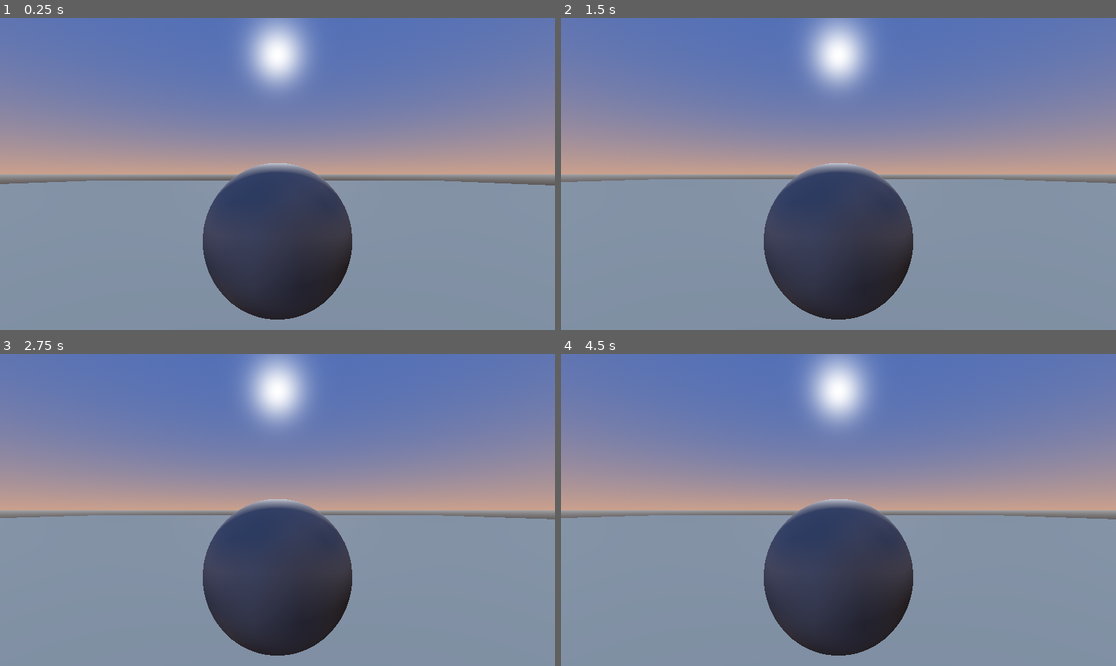
Above: before the commit, frames 1-4 (two rows, left to right).
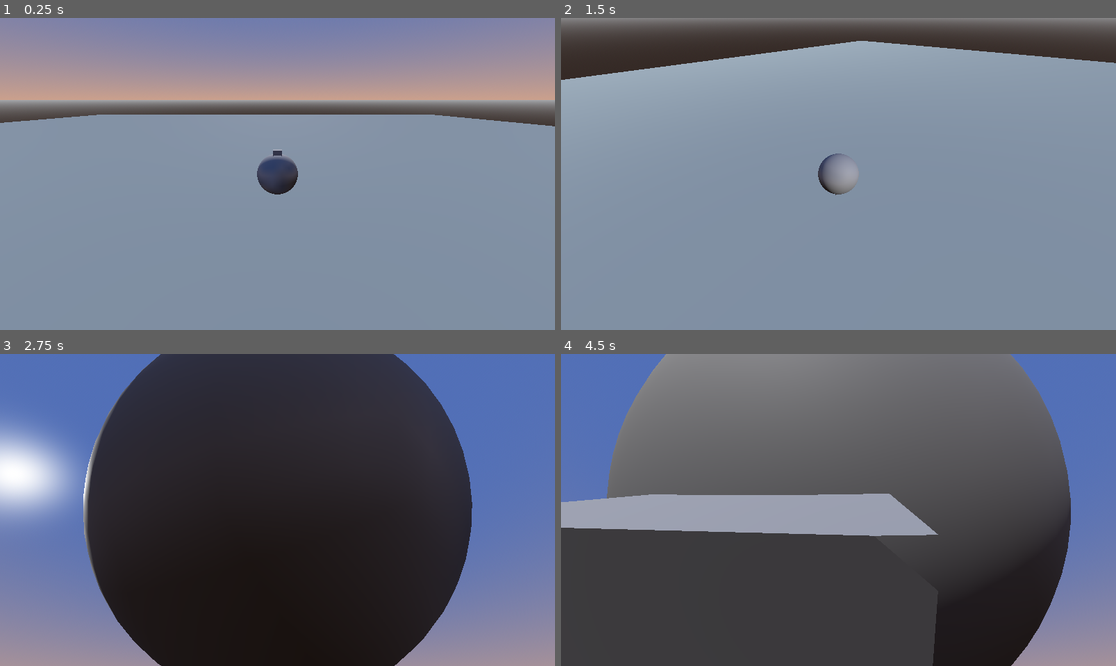
Above: after the commit, the same moments.

Repository: Umapyoi-yon/proyecto-rv-02
Game: Godot game, scene res://escenas/main.tscn
Two runs of this game, one before a commit and one after it. Both use one fixed random seed, a clock stepped at 60 frames per second and the inputs below.
Inputs (mouse positions are in pixels of both pictures, inside the frame that each line leads up to):
- Up to frame 1 (0.25 s): no input
- Up to frame 2 (1.5 s): move the mouse to (960, 158) at 0.52 s; hold D (derecha, bound only after the commit) 0.53-1.28 s; move the mouse to (727, 189) at 1.27 s; hold S (down, bound only after the commit) from 1.28 s (still down)
- Up to frame 3 (2.75 s): move the mouse to (333, 441) at 2.02 s; release S (down, bound only after the commit) at 2.03 s; hold D (derecha, bound only after the commit) from 2.03 s (still down)
- Up to frame 4 (4.5 s): move the mouse to (810, 572) at 2.77 s; release D (derecha, bound only after the commit) at 2.78 s; hold W (up, bound only after the commit) 2.78-3.53 s; move the mouse to (1005, 556) at 3.52 s; hold A (izquierda, bound only after the commit) from 3.53 s (still down); move the mouse to (672, 463) at 4.27 s

The runs differ from the first frame. In frame 1, 52% of the frame differs, in the area x 0-100%, y 0-97%; in frame 2, 50%; in frame 3, 79%; in frame 4, 84%, in the area x 0-100%, y 0-100%.

Commit message:
segundo commit

Diff:
--- /dev/null
+++ b/escenas/player.gd
@@ -0,0 +1,35 @@
+class_name Player
+extends RigidBody3D
+var speed = 0.1
+var mouse = 0.01
+@onready var spring_arm_3d: SpringArm3D = $SpringArm3D
+
+
+func _input(event: InputEvent):
+	if event is InputEventMouseMotion:
+		spring_arm_3d.rotation.x -= event.relative.y * mouse
+		spring_arm_3d.rotation.y -= event.relative.x * mouse
+		#spring_arm_3d.rotation.x = clamp(spring_arm_3d.rotation.x, -PI/2, PI/4)
+		spring_arm_3d.rotation.x = clamp(spring_arm_3d.rotation.x, deg_to_rad(-60), PI/4)
+
+
+
+# Called when the node enters the scene tree for the first time.
+func _ready() -> void:
+	spring_arm_3d.top_level = true
+	spring_arm_3d.spring_length = 5.0
+	spring_arm_3d.rotation_degrees.x = -20.0
+
+# Called every frame. 'delta' is the elapsed time since the previous frame.
+func _process(delta: float) -> void:
+	spring_arm_3d.global_position = self.global_position
+
+func _integrate_forces(state: PhysicsDirectBodyState3D) -> void:
+	var inputDirection = Vector3(
+		Input.get_axis("izquierda","derecha"),
+		0,
+		Input.get_axis("up","down")
+	)
+	inputDirection = inputDirection.rotated(Vector3.UP, spring_arm_3d.rotation.y).normalized() * speed
+
+	apply_central_impulse(Vector3(inputDirection.x, 0, inputDirection.z))
--- a/escenas/player.tscn
+++ b/escenas/player.tscn
@@ -1,10 +1,15 @@
-[gd_scene load_steps=3 format=3 uid="uid://dk0q5n3cdeg85"]
+[gd_scene load_steps=5 format=3 uid="uid://dk0q5n3cdeg85"]
+
+[ext_resource type="Script" uid="uid://cvf560qkab8sd" path="res://escenas/player.gd" id="1_esbpa"]
 
 [sub_resource type="SphereMesh" id="SphereMesh_sh265"]
 
 [sub_resource type="SphereShape3D" id="SphereShape3D_4flbx"]
 
+[sub_resource type="BoxMesh" id="BoxMesh_kkt6c"]
+
 [node name="player" type="RigidBody3D"]
+script = ExtResource("1_esbpa")
 
 [node name="MeshInstance3D" type="MeshInstance3D" parent="."]
 mesh = SubResource("SphereMesh_sh265")
@@ -12,5 +17,11 @@
 [node name="CollisionShape3D" type="CollisionShape3D" parent="."]
 shape = SubResource("SphereShape3D_4flbx")
 
-[node name="Camera3D" type="Camera3D" parent="."]
+[node name="SpringArm3D" type="SpringArm3D" parent="."]
+
+[node name="Camera3D" type="Camera3D" parent="SpringArm3D"]
 transform = Transform3D(1, 0, 0, 0, 1, 0, 0, 0, 1, 0, 0.4217527, 1.4464417)
+
+[node name="MeshInstance3D2" type="MeshInstance3D" parent="."]
+transform = Transform3D(0.22292209, 0, 0, 0, 0.3879699, 0, 0, 0, 0.1888848, 0, 0.40527028, 0)
+mesh = SubResource("BoxMesh_kkt6c")
--- a/project.godot
+++ b/project.godot
@@ -15,6 +15,29 @@
 config/features=PackedStringArray("4.5", "GL Compatibility")
 config/icon="res://icon.svg"
 
+[input]
+
+up={
+"deadzone": 0.2,
+"events": [Object(InputEventKey,"resource_local_to_scene":false,"resource_name":"","device":-1,"window_id":0,"alt_pressed":false,"shift_pressed":false,"ctrl_pressed":false,"meta_pressed":false,"pressed":false,"keycode":0,"physical_keycode":87,"key_label":0,"unicode":119,"location":0,"echo":false,"script":null)
+]
+}
+down={
+"deadzone": 0.2,
+"events": [Object(InputEventKey,"resource_local_to_scene":false,"resource_name":"","device":-1,"window_id":0,"alt_pressed":false,"shift_pressed":false,"ctrl_pressed":false,"meta_pressed":false,"pressed":false,"keycode":0,"physical_keycode":83,"key_label":0,"unicode":115,"location":0,"echo":false,"script":null)
+]
+}
+izquierda={
+"deadzone": 0.2,
+"events": [Object(InputEventKey,"resource_local_to_scene":false,"resource_name":"","device":-1,"window_id":0,"alt_pressed":false,"shift_pressed":false,"ctrl_pressed":false,"meta_pressed":false,"pressed":false,"keycode":0,"physical_keycode":65,"key_label":0,"unicode":97,"location":0,"echo":false,"script":null)
+]
+}
+derecha={
+"deadzone": 0.2,
+"events": [Object(InputEventKey,"resource_local_to_scene":false,"resource_name":"","device":-1,"window_id":0,"alt_pressed":false,"shift_pressed":false,"ctrl_pressed":false,"meta_pressed":false,"pressed":false,"keycode":0,"physical_keycode":68,"key_label":0,"unicode":100,"location":0,"echo":false,"script":null)
+]
+}
+
 [rendering]
 
 renderer/rendering_method="gl_compatibility"
Not shown, added: escenas/player.gd.uid
Not shown, changed: README.md
